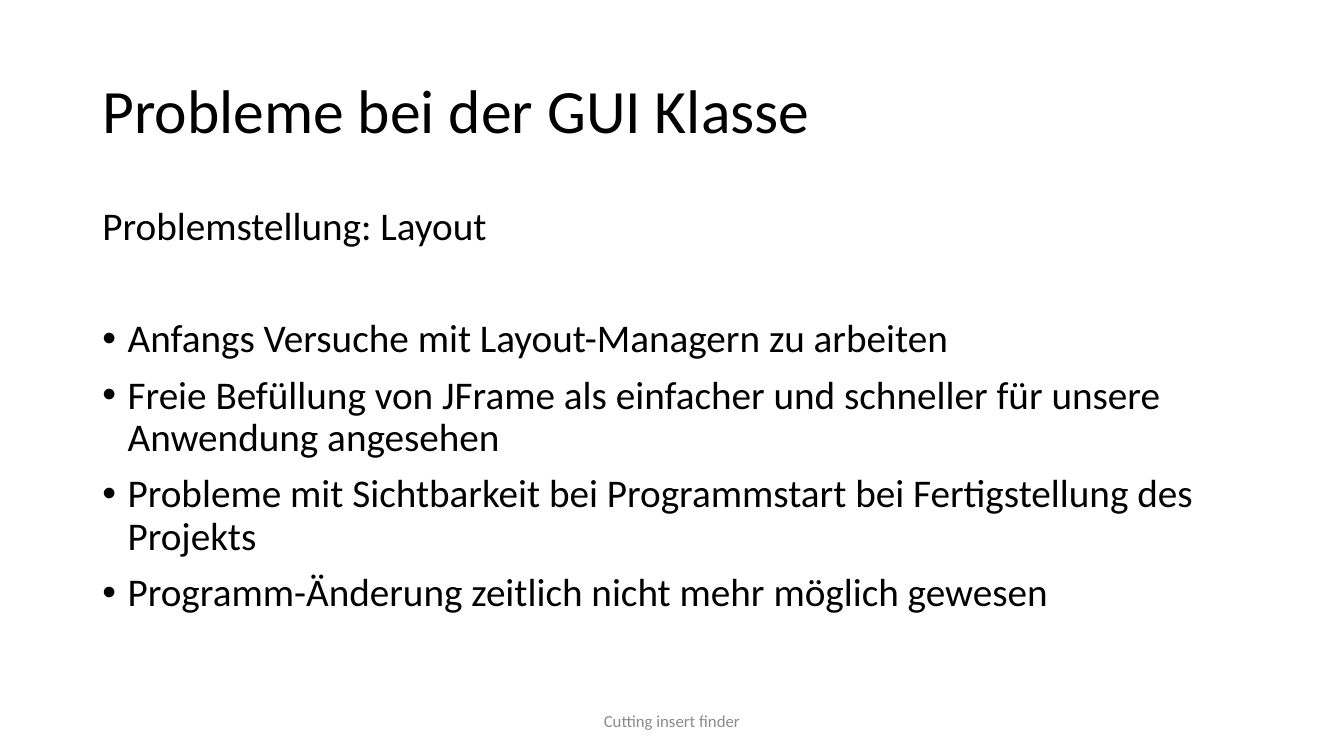
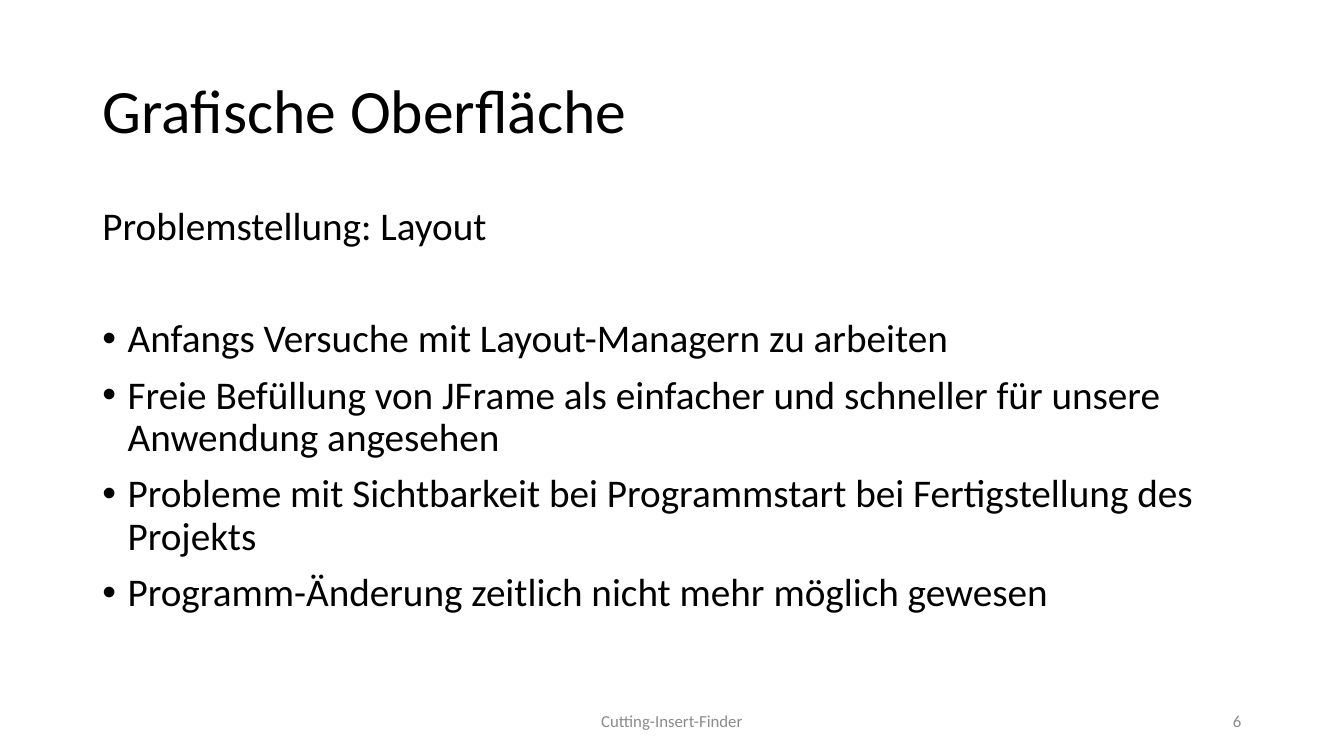
Before and after one commit to vinzenzdreher/DV-Projekt, a slide deck: slide 6 of 4_Praesentation/CuttingInsert Finder.pptx. Drawn at 1344x756 pixels with LibreOffice and Linux fonts; fonts in the diff are those of the drawing; background and template pictures are left out. Boxes give left, top, right and bottom in pixels: in the first picture for what was removed or moved away, otherwise in the second. Text is boxed around its words. In the diff, an @@ line names an element or a change of style, - is before the commit and + after.

```diff
--- a/4_Praesentation/CuttingInsert Finder.pptx
+++ b/4_Praesentation/CuttingInsert Finder.pptx
@@ title at (102, 90, 626, 134): text changed @@
-Probleme bei der GUI Klasse
+Grafische Oberfläche
@@ text at (601, 715, 742, 730): text changed @@
-Cutting insert finder
+Cutting-Insert-Finder
@@ page number added at (1233, 716, 1241, 727), 12 pt, text #8C8C8C @@
+6
```
Also in this commit, not shown: 11 other slides changed, 1 slide added, 1 slide removed, 1 other file.
